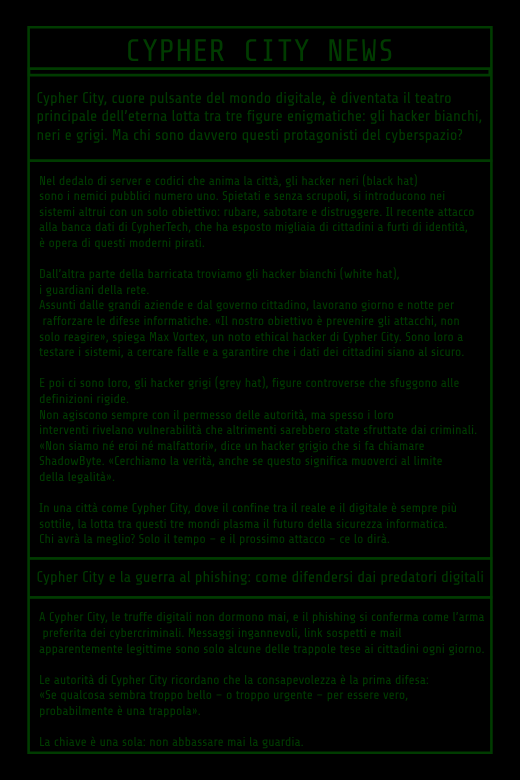
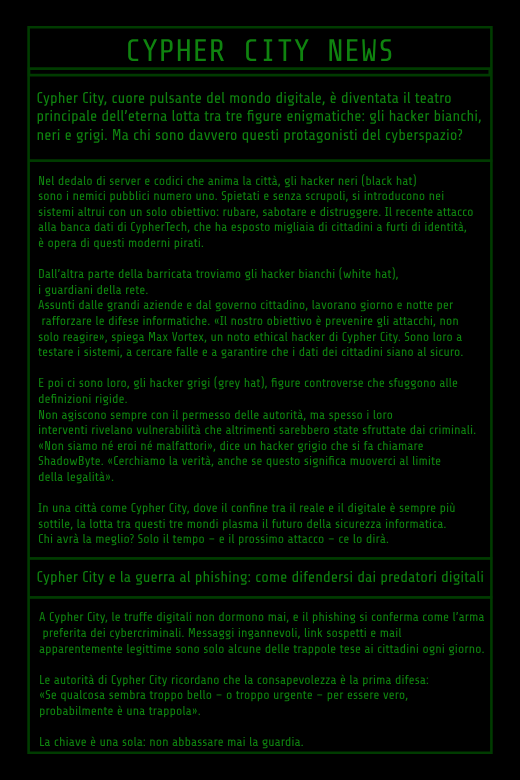
Before/after of a (520, 780) layered artwork. What changed in the layer stack:
painted on "A Cypher City, le truffe digital" over 39, 612, 484, 749
painted on "Nel dedalo di server e codici ch" over 38, 174, 477, 546
painted on "Cypher City e la guerra al phish" over 37, 571, 483, 585
painted on "Cypher City, cuore pulsante del" over 37, 91, 482, 143
painted on "CYPHER CITY NEWS" over 128, 39, 392, 61
